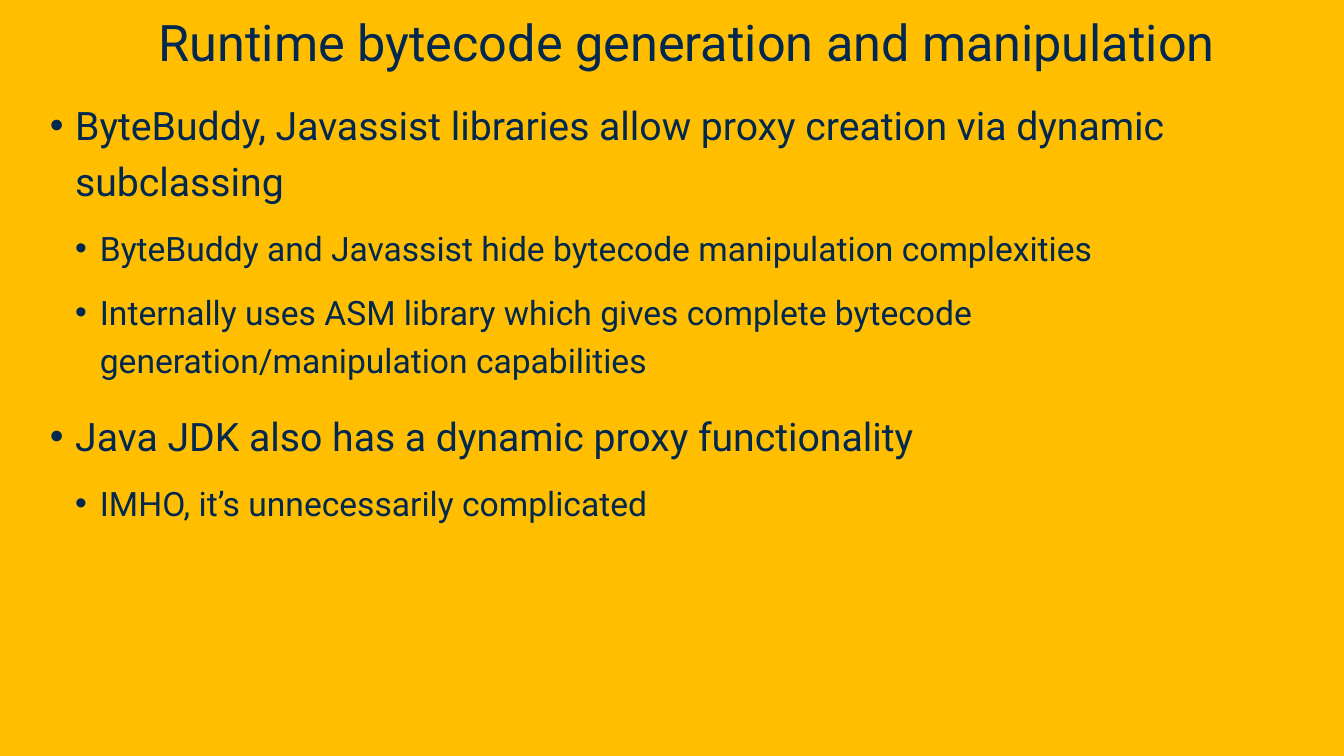
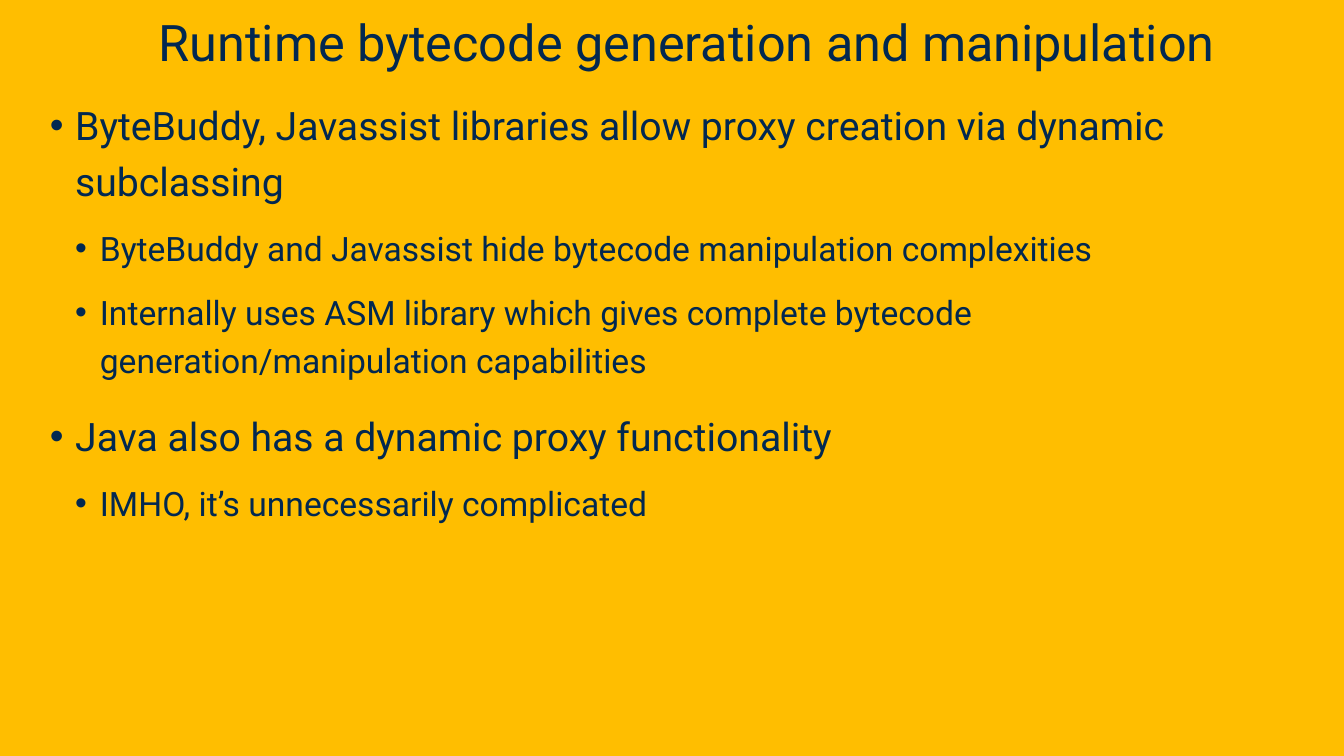
Before and after one commit to davsec-teaching/ecs160-f25, a slide deck: slide 92 of slides/5_annotations_and_reflection.pptx (slide 88 before the commit). Drawn at 1344x756 pixels with LibreOffice and Linux fonts; fonts in the diff are those of the drawing; background and template pictures are left out. Boxes give left, top, right and bottom in pixels: in the first picture for what was removed or moved away, otherwise in the second. Text is boxed around its words. In the diff, an @@ line names an element or a change of style, - is before the commit and + after.

```diff
--- a/slides/5_annotations_and_reflection.pptx
+++ b/slides/5_annotations_and_reflection.pptx
@@ text at (75,421,831,460): text changed @@
-• Java JDK also has a dynamic proxy functionality
+• Java also has a dynamic proxy functionality
```
Also in this commit, not shown: 8 other slides changed, 4 slides added, 1 slide removed, 1 other file.
